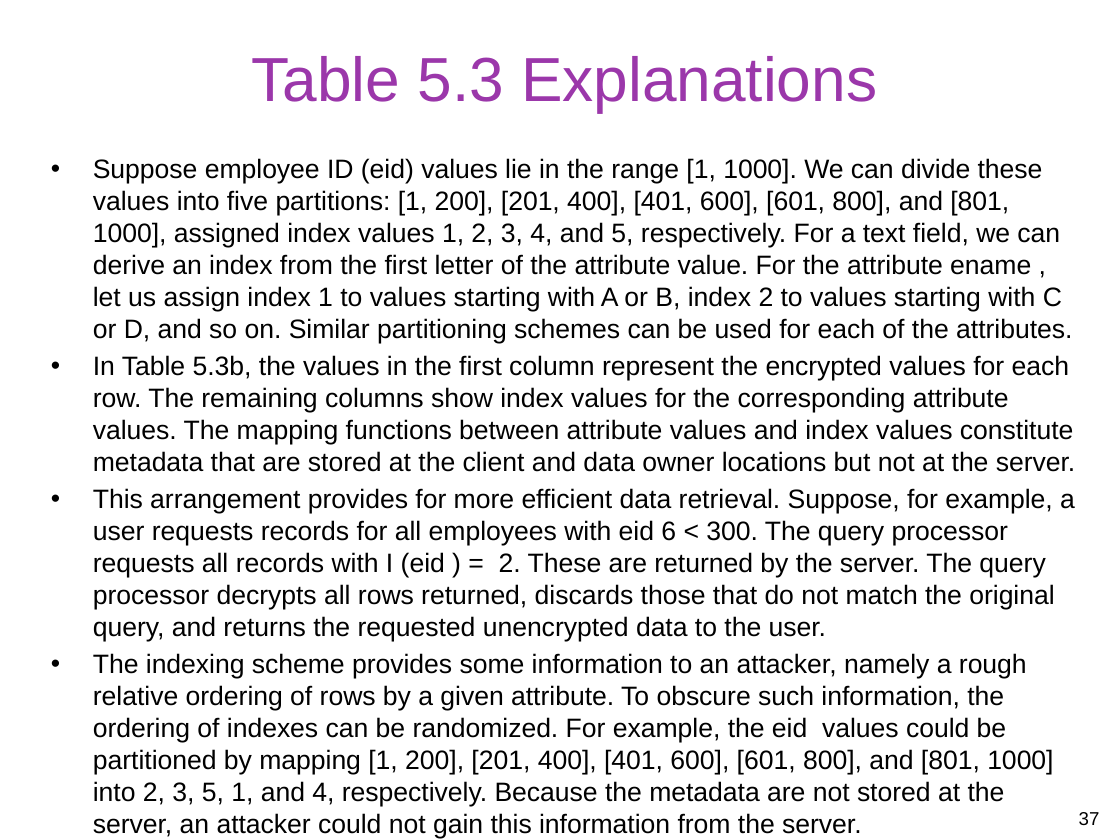
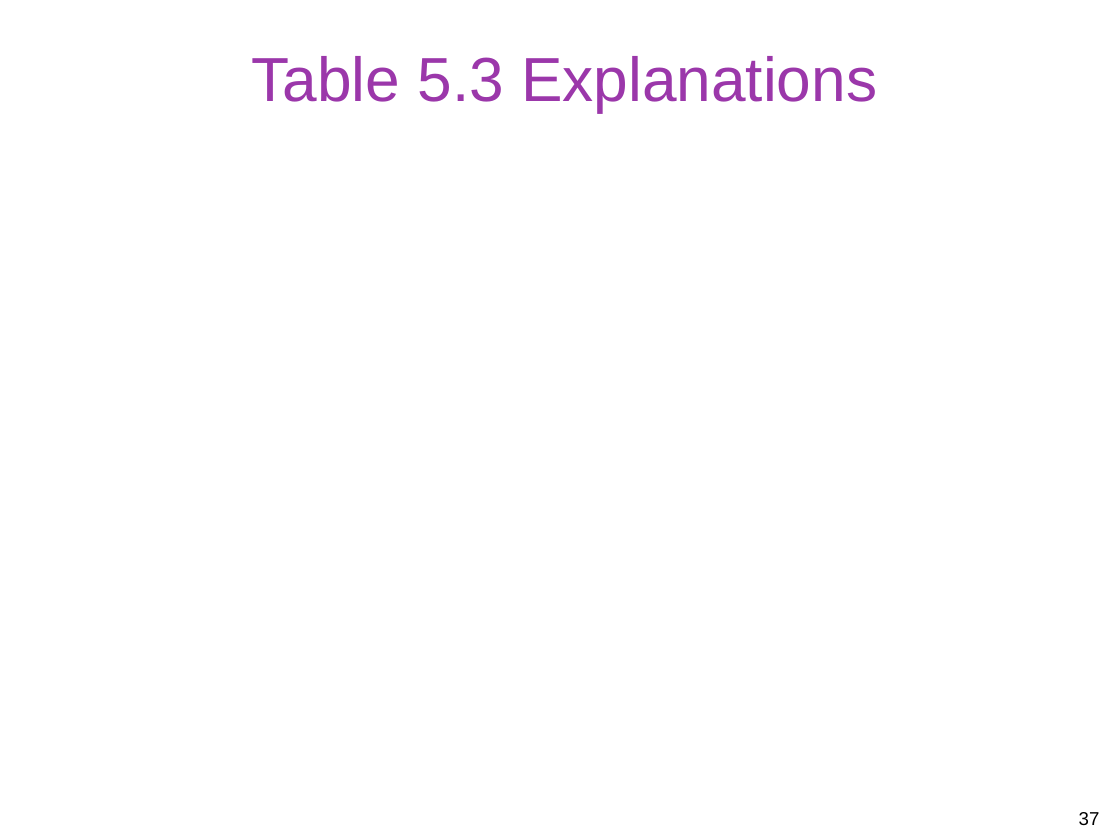
Before and after one commit to gulaoshi/gu.github.io, a slide deck: slide 37 of InfoSec/PPTs/L6-CH05-Database Security.pptx. Drawn at 1120x840 pixels with LibreOffice and Linux fonts; fonts in the diff are those of the drawing; grey boxes stand for pictures. Boxes give left, top, right and bottom in pixels: in the first picture for what was removed or moved away, otherwise in the second. Text is boxed around its words. In the diff, an @@ line names an element or a change of style, - is before the commit and + after.

```diff
--- a/InfoSec/PPTs/L6-CH05-Database Security.pptx
+++ b/InfoSec/PPTs/L6-CH05-Database Security.pptx
@@ text removed at box(93, 158, 1076, 806) @@
-• Suppose employee ID (eid) values lie in the range [1, 1000]. We can divide these values into five partitions: [1, 200], [201, 400], [401, 600], [601, 800], and [801, 1000], assigned index values 1, 2, 3, 4, and 5, respectively. For a text field, we can derive an index from the first letter of the attribute value. For the attribute ename , let us assign index 1 to values starting with A or B, index 2 to values starting with C or D, and so on. Similar partitioning schemes can be used for each of the attributes.
-• In Table 5.3b, the values in the first column represent the encrypted values for each row. The remaining columns show index values for the corresponding attribute values. The mapping functions between attribute values and index values constitute metadata that are stored at the client and data owner locations but not at the server.
-• This arrangement provides for more efficient data retrieval. Suppose, for example, a user requests records for all employees with eid 6 < 300. The query processor requests all records with I (eid ) = 2. These are returned by the server. The query processor decrypts all rows returned, discards those that do not match the original query, and returns the requested unencrypted data to the user.
-• The indexing scheme provides some information to an attacker, namely a rough relative ordering of rows by a given attribute. To obscure such information, the ordering of indexes can be randomized. For example, the eid values could be partitioned by mapping [1, 200], [201, 400], [401, 600], [601, 800], and [801, 1000] into 2, 3, 5, 1, and 4, respectively. Because the metadata are not stored at the server, an attacker could not gain this information from the server.
```
Also in this commit, not shown: 14 other slides changed, 3 other files.
